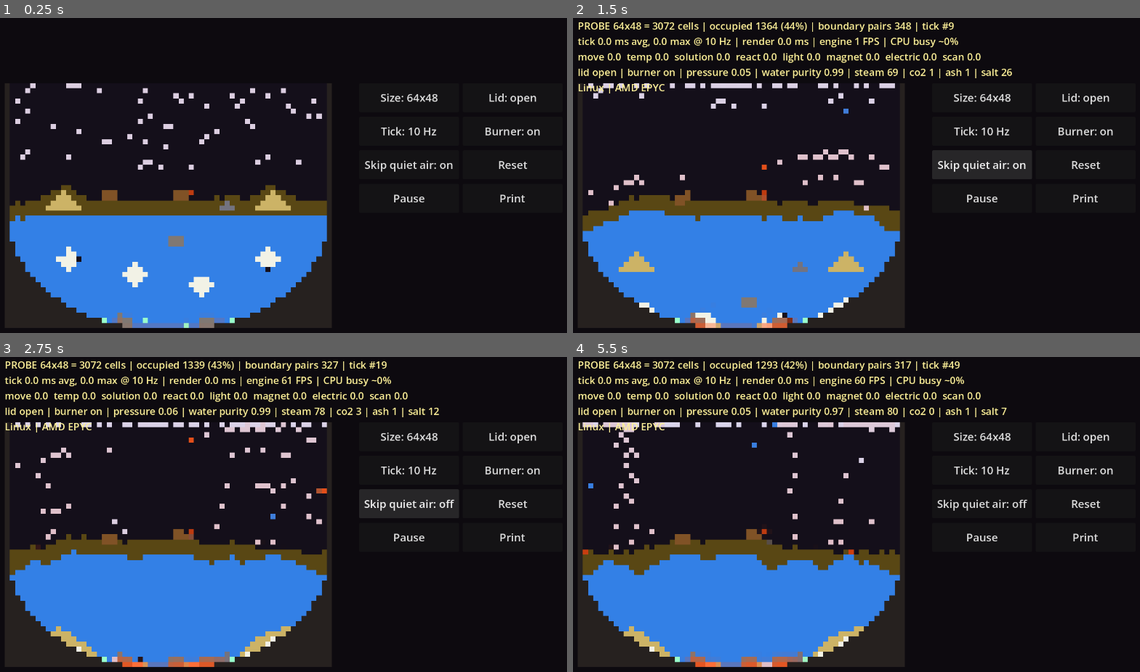
Above: before the commit, frames 1-4 (two rows, left to right).
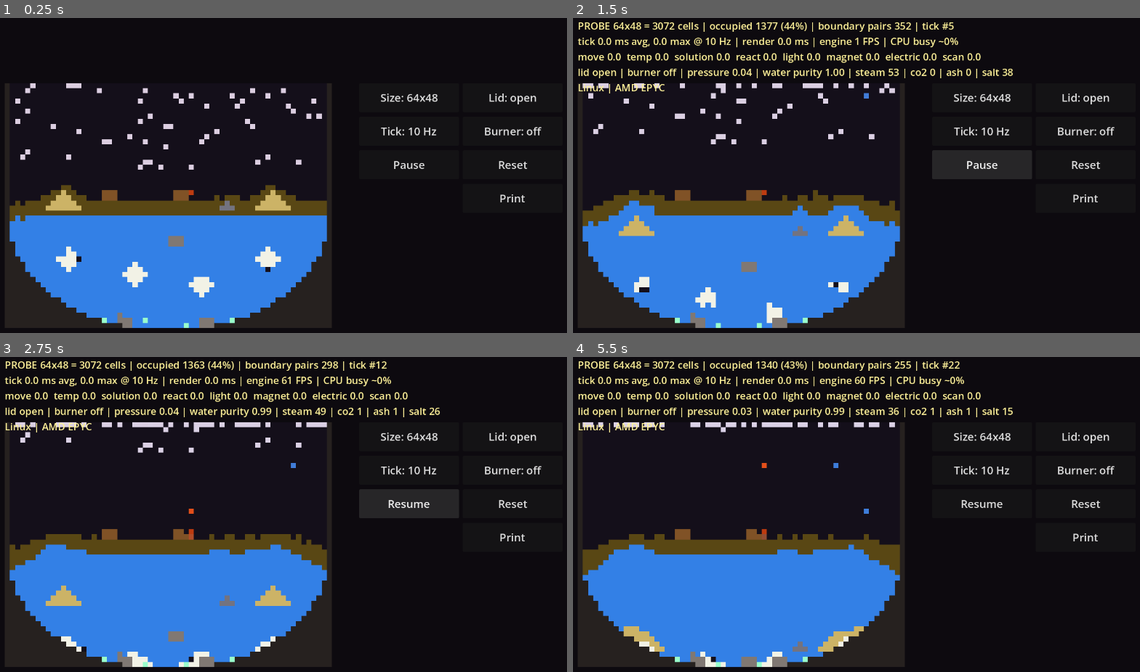
Above: after the commit, the same moments.

Repository: zholobov/alchemy-proto
Game: Godot game, scene res://spike/blocky_probe.tscn
The game is run twice, just before and just after one commit, with the same random seed, the same clock (stepped at 60 frames per second) and the same inputs. This scene is started directly instead of the project's main scene.
Inputs (mouse positions are in pixels of both pictures, inside the frame that each line leads up to):
- Up to frame 1 (0.25 s): no input
- Up to frame 2 (1.5 s): click (981, 166) at 0.5 s, where only the run before the commit has a clickable "Skip quiet air: on"; click (981, 166) at 1.25 s, where only the run before the commit has a clickable "Skip quiet air: off"
- Up to frame 3 (2.75 s): click (408, 505) at 2 s, where only the run before the commit has a clickable "Skip quiet air: on"
- Up to frame 4 (5.5 s): click (981, 505) at 2.75 s, where only the run before the commit has a clickable "Skip quiet air: off"; move the mouse to (986, 501) at 3.52 s; hold D 3.53-4.25 s; tap 1 at 3.6 s; click (986, 501) at 3.67 s; drag from (743, 533) to (828, 583) at 4.27 s; move the mouse to (918, 445) at 5.02 s; hold D from 5.03 s (still down); tap R at 5.1 s

The runs differ from the first frame. In frame 1, 0.5% of the frame differs, in the area x 19-96%, y 34-99%; in frame 2, 6.5%; in frame 3, 6.6%, in the area x 1-96%, y 1-99%; in frame 4, 5.9%.

Commit message:
spike(blocky-grid): steady load — burner off by default, fire spreads, drop air-skip toggle
Burner on by default boiled the pool away within a minute, so the
occupied count (and the measured tick cost) decayed during a run.
Off by default keeps the scenario steady; the torch still lights the
wood. Wood conductivity raised so the fire propagates along the block
instead of dying after one cell. The quiet-air skip measured as no
gain (10.75 vs 10.99 ms at 128x96), so the toggle is gone.

Co-Authored-By: Claude Fable 5.1 <noreply@anthropic.com>
Claude-Session: https://claude.ai/code/session_01Mphjp6WuMjWByxDGmy43dV

Diff:
--- a/spike/blocky_probe.gd
+++ b/spike/blocky_probe.gd
@@ -98,8 +98,7 @@
 
 # --- tools and derived state ---
 var lid_closed := false
-var burner_on := true
-var opt_skip_air := true
+var burner_on := false
 var paused := false
 var size_idx := 0
 var rate_idx := 1
@@ -133,7 +132,6 @@
 var _stats: Label
 var _btn_size: Button
 var _btn_rate: Button
-var _btn_opt: Button
 var _btn_lid: Button
 var _btn_burner: Button
 var _btn_pause: Button
@@ -158,8 +156,6 @@
 			size_idx = clampi(int(kv[1]), 0, SIZES.size() - 1)
 		elif kv[0] == "rate":
 			rate_idx = clampi(int(kv[1]), 0, TICK_RATES.size() - 1)
-		elif kv[0] == "opt":
-			opt_skip_air = int(kv[1]) != 0
 	_build_substances()
 	_build_reactions()
 	_build_ui()
@@ -187,7 +183,7 @@
 	_def(STEAM, "Steam", PH_GAS, 0.0006, 0.02, 2.0, Color(0.85, 0.85, 0.95))
 	_def(CO2, "CO2", PH_GAS, 0.002, 0.02, 0.8, Color(0.45, 0.35, 0.3))
 	_def(STONE, "Stone", PH_SOLID, 2.6, 0.3, 0.8, Color(0.5, 0.47, 0.45))
-	_def(WOOD, "Wood", PH_SOLID, 0.65, 0.05, 1.7, Color(0.5, 0.32, 0.15))
+	_def(WOOD, "Wood", PH_SOLID, 0.65, 0.2, 1.7, Color(0.5, 0.32, 0.15))
 	_def(ASH, "Ash", PH_POWDER, 0.5, 0.05, 0.8, Color(0.3, 0.3, 0.3))
 	_def(GLOW, "Glow", PH_SOLID, 2.0, 0.2, 0.8, Color(0.6, 1.0, 0.8))
 
@@ -626,7 +622,6 @@
 	var kc := sub_cond
 	var hc := sub_heatcap
 	var lat := latent
-	var skip := opt_skip_air
 	var open_top := not lid_closed
 	for y in range(h):
 		var row := y * w
@@ -637,15 +632,6 @@
 				continue
 			var s: int = c[i]
 			var t: float = tp[i]
-			if skip and s == 0 and absf(t - AMBIENT) < 0.25:
-				# Quiet air: skip unless the right or down neighbour is warm.
-				var quiet := true
-				if x < w - 1 and absf(tp[i + 1] - AMBIENT) >= 0.25:
-					quiet = false
-				elif not last_row and absf(tp[i + w] - AMBIENT) >= 0.25:
-					quiet = false
-				if quiet:
-					continue
 			var k: float = kc[s]
 			var cap: float = hc[s]
 			# Exchange with right and down neighbours only: every pair once.
@@ -1035,9 +1021,6 @@
 		rate_idx = (rate_idx + 1) % TICK_RATES.size()
 		_tick_samples.clear()
 		_refresh_buttons())
-	_btn_opt = _button(col_a, "Opt", func() -> void:
-		opt_skip_air = not opt_skip_air
-		_refresh_buttons())
 	_btn_pause = _button(col_a, "Pause", func() -> void:
 		paused = not paused
 		_refresh_buttons())
@@ -1065,7 +1048,6 @@
 	_btn_size.text = "Size: %dx%d" % [gw, gh]
 	var rate: float = TICK_RATES[rate_idx]
 	_btn_rate.text = "Tick: every frame" if rate <= 0.0 else "Tick: %d Hz" % int(rate)
-	_btn_opt.text = "Skip quiet air: %s" % ("on" if opt_skip_air else "off")
 	_btn_pause.text = "Resume" if paused else "Pause"
 	_btn_lid.text = "Lid: %s" % ("closed" if lid_closed else "open")
 	_btn_burner.text = "Burner: %s" % ("on" if burner_on else "off")
